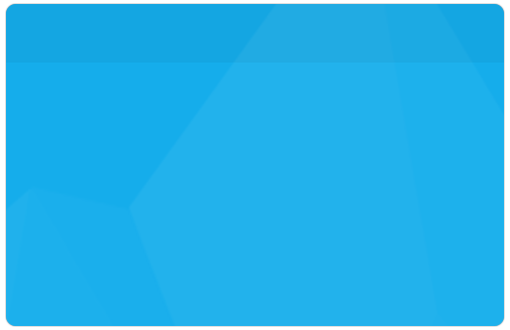
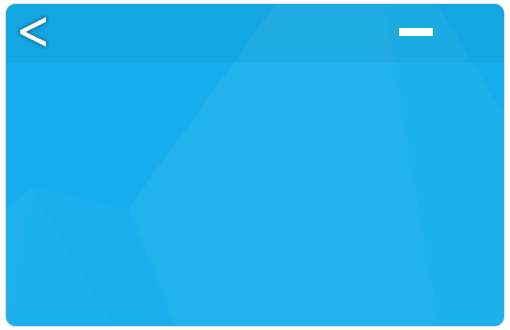
Comparing the layer stacks of the two (510, 330) images. Changes:
showed "图层 2" over [399, 28, 433, 36]
added layer "<" above "图层 1" over [20, 17, 46, 47]
